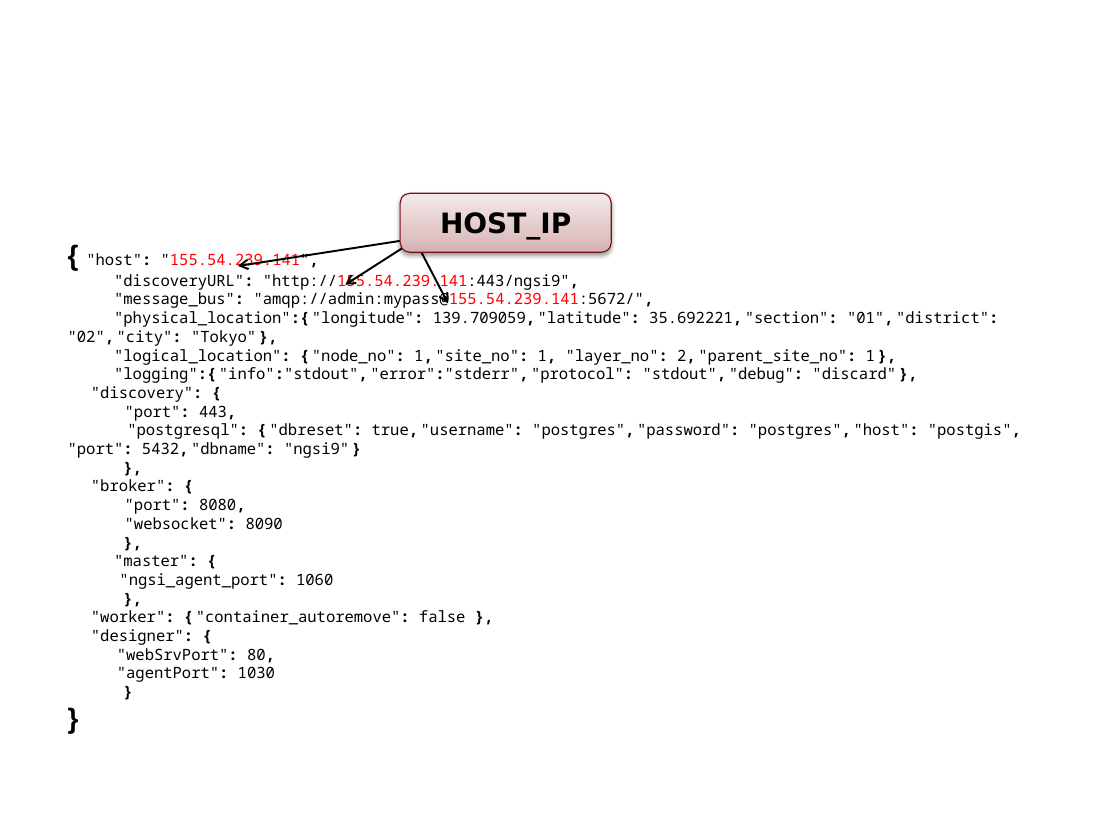
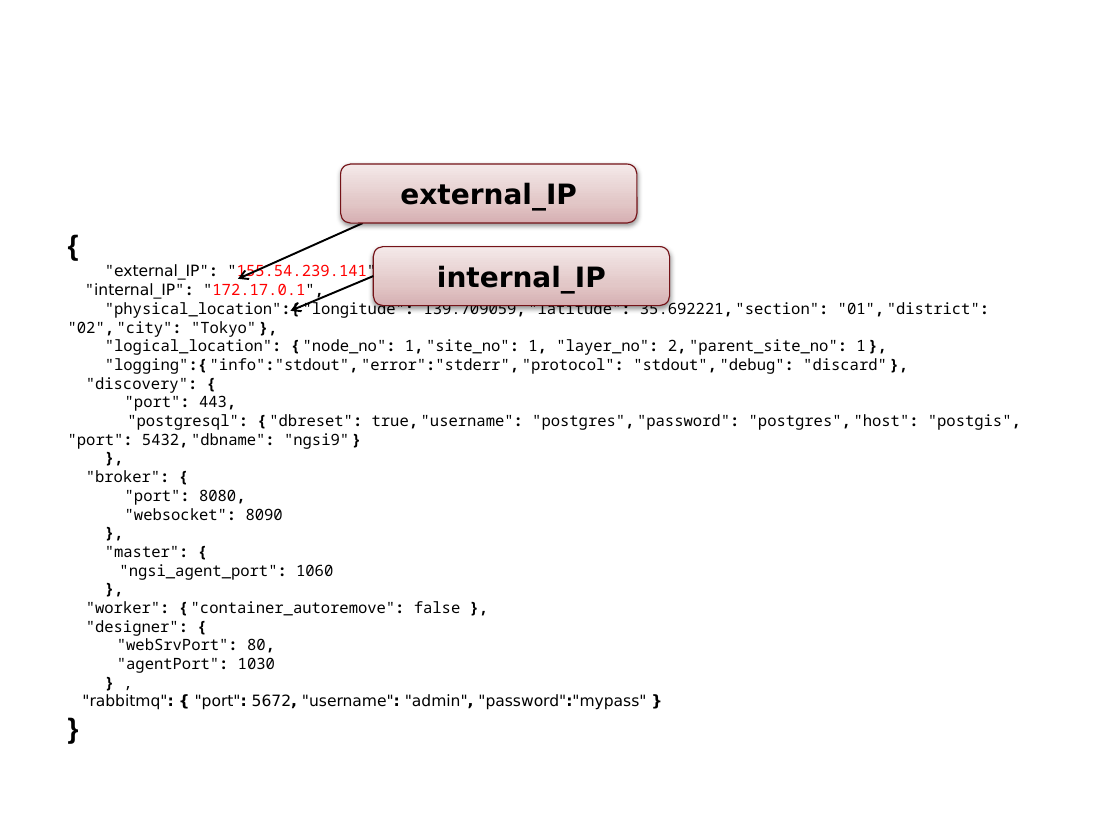
Before and after one commit to smartfog/fogflow, a slide deck: slide 41 of doc/en/source/figures/figures.pptx. Drawn at 1120x840 pixels with LibreOffice and Linux fonts; fonts in the diff are those of the drawing. Boxes give left, top, right and bottom in pixels: in the first picture for what was removed or moved away, otherwise in the second. Text is boxed around its words. In the diff, an @@ line names an element or a change of style, - is before the commit and + after.

Commit message:
use internal ip and external ip for the system deployment

```diff
--- a/doc/en/source/figures/figures.pptx
+++ b/doc/en/source/figures/figures.pptx
@@ rounded rectangle "external_IP": place and size @@
-rounded rectangle "external_IP" at [400,194,612,253]
+rounded rectangle "external_IP" at [340,164,637,223]
@@ text in rounded rectangle at [400,182,576,211]: text changed @@
-HOST_IP
+external_IP
@@ text at [68,262,1021,710]: paragraph removed @@
-}
@@ text "{": place and size @@
-text "{" at [68,252,1021,682]
+text "{" at [68,262,1021,710]
@@ text "{" at [68,262,1021,710]: size 10 to 18 pt, font Noto Sans Mono to Arial in "}" @@
@@ arrow moved from (416, 239) - (239, 267) to (363, 223) - (237, 279) @@
@@ text at [85,262,385,300]: text changed @@
-{ "host": "155.54.239.141",
-"discoveryURL": "http://155.54.239.141:443/ngsi9",
-"message_bus": "amqp://admin:mypass@155.54.239.141:5672/",
+{
+"external_IP": "155.54.239.141",
+"internal_IP": "172.17.0.1",
@@ rounded rectangle added at [373,246,670,306], fill gradient #D7B0B0 to #E2C8C9 to #F4EAEA, outline #761318 0.75 pt, 18 pt, text #000000, bold @@
+internal_IP
@@ arrow removed from (416, 241) to (448, 304) @@
@@ arrow moved from (414, 241) - (345, 284) to (373, 277) - (290, 310) @@
@@ text at [82,694,646,710]: paragraphs added @@
+} ,
+"rabbitmq": { "port": 5672, "username": "admin", "password":"mypass" }
```
Also in this commit, not shown: 7 other files.
